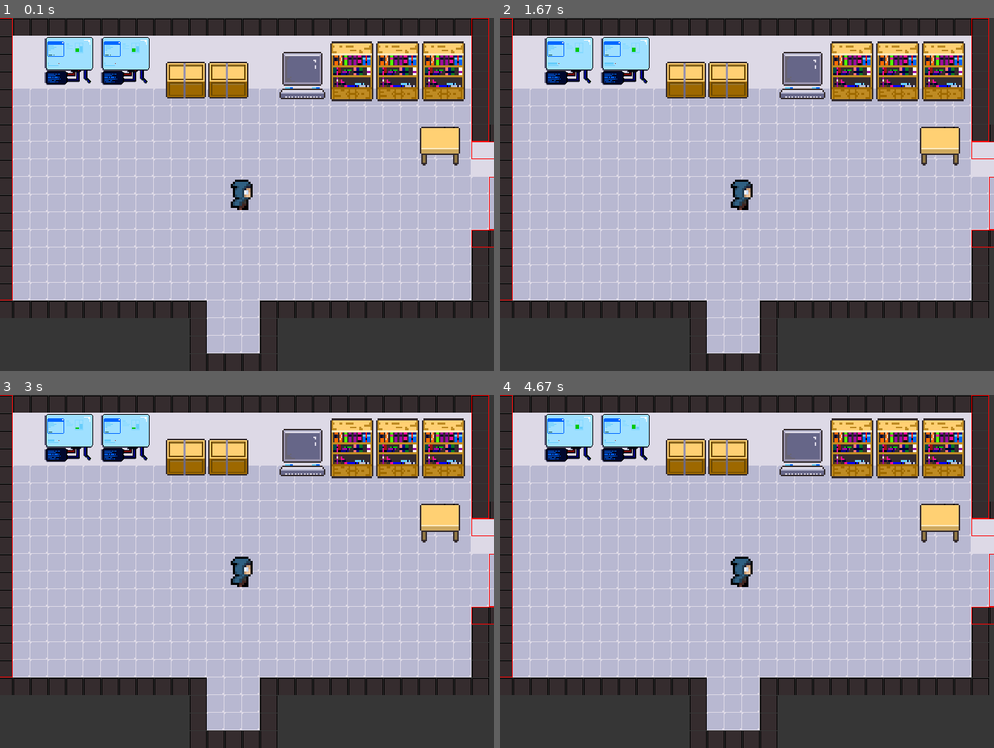
Above: before the commit, frames 1-4 (two rows, left to right).
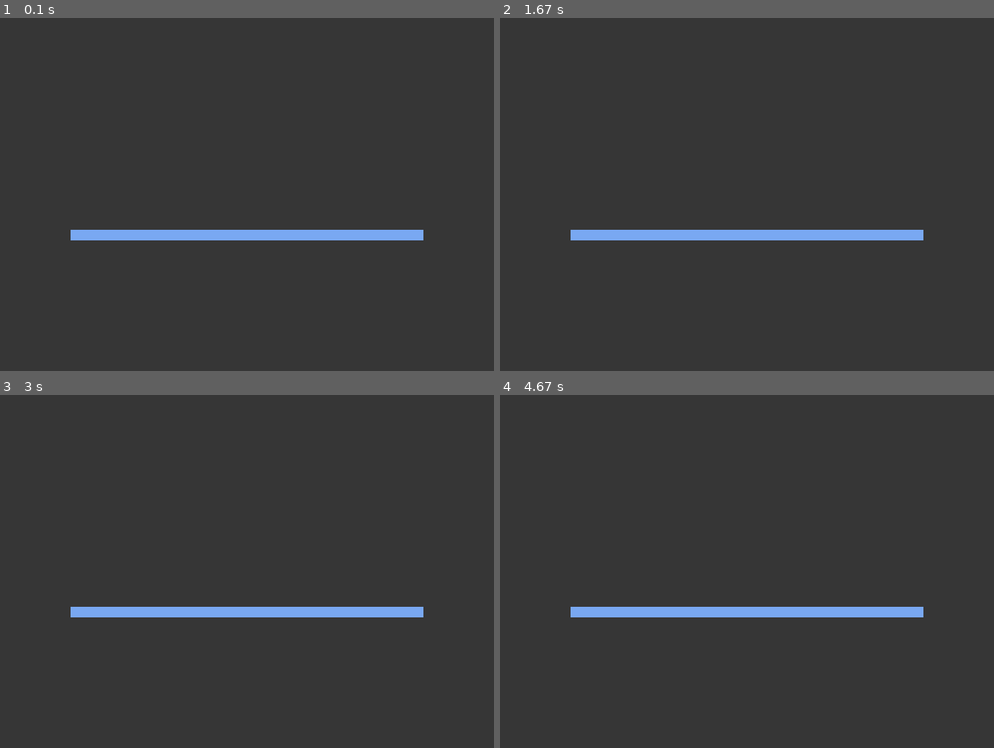
Above: after the commit, the same moments.

Repository: christVayds/pygame_project
Game: pygame game, started from main.py
Two runs of this game, one before a commit and one after it. Both use one fixed random seed, a clock stepped at 60 frames per second and the inputs below.
Inputs:
- Up to frame 1 (0.1 s): no input
- Up to frame 2 (1.67 s): no input
- Up to frame 3 (3 s): no input
- Up to frame 4 (4.67 s): no input

The runs differ from the first frame. In frame 1, 72% of the frame differs, in the area x 0-100%, y 0-100%; in frame 2, 72%; in frame 3, 72%; in frame 4, 72%.

Commit message:
added loading classs for checking resources of the game, but need to enchance it, and its not yet done.

Diff:
--- a/Data/data.json
+++ b/Data/data.json
@@ -26,5 +26,9 @@
         {"name": "book_shelf", "type": "other", "rect": "(320, 30, 70, 90)"},
         {"name": "box_1", "type": "other", "rect": "(540, 60, 60, 55)", "items": ["icon14_01"]},
         {"name": "box_1", "type": "other", "rect": "(600, 60, 60, 55)", "items": ["icon14_01"]}
+    ],
+
+    "Enemies_m2": [
+        {"name": "goblin", "rect": "(200, 200, 50, 50)", "comment": "enemies for map 2"}
     ]
 }
--- /dev/null
+++ b/Data/resources.csv
@@ -0,0 +1,57 @@
+D_walk_0.png,characters/char1,player
+D_walk_1.png,characters/char1,player
+D_walk_2.png,characters/char1,player
+D_walk_3.png,characters/char1,player
+D_walk_4.png,characters/char1,player
+D_walk_5.png,characters/char1,player
+D_walk_6.png,characters/char1,player
+S_walk_0.png,characters/char1,player
+S_walk_1.png,characters/char1,player
+S_walk_2.png,characters/char1,player
+S_walk_3.png,characters/char1,player
+S_walk_4.png,characters/char1,player
+S_walk_5.png,characters/char1,player
+S_walk_6.png,characters/char1,player
+U_walk_0.png,characters/char1,player
+U_walk_1.png,characters/char1,player
+U_walk_2.png,characters/char1,player
+U_walk_3.png,characters/char1,player
+U_walk_4.png,characters/char1,player
+U_walk_5.png,characters/char1,player
+U_walk_6.png,characters/char1,player
+D_walk_0.png,characters/goblin,enemy
+D_walk_1.png,characters/goblin,enemy
+D_walk_2.png,characters/goblin,enemy
+D_walk_3.png,characters/goblin,enemy
+D_walk_4.png,characters/goblin,enemy
+D_walk_5.png,characters/goblin,enemy
+D_walk_6.png,characters/goblin,enemy
+S_walk_0.png,characters/goblin,enemy
+S_walk_1.png,characters/goblin,enemy
+S_walk_2.png,characters/goblin,enemy
+S_walk_3.png,characters/goblin,enemy
+S_walk_4.png,characters/goblin,enemy
+S_walk_5.png,characters/goblin,enemy
+S_walk_6.png,characters/goblin,enemy
+U_walk_0.png,characters/goblin,enemy
+U_walk_1.png,characters/goblin,enemy
+U_walk_2.png,characters/goblin,enemy
+U_walk_3.png,characters/goblin,enemy
+U_walk_4.png,characters/goblin,enemy
+U_walk_5.png,characters/goblin,enemy
+U_walk_6.png,characters/goblin,enemy
+frame_0.png,characters/animatedObj/monitor_1,animated
+frame_1.png,characters/animatedObj/monitor_1,animated
+frame_2.png,characters/animatedObj/monitor_1,animated
+frame_3.png,characters/animatedObj/monitor_1,animated
+frame_4.png,characters/animatedObj/monitor_1,animated
+frame_5.png,characters/animatedObj/monitor_1,animated
+frame_6.png,characters/animatedObj/monitor_1,animated
+book_shelf.png,characters/objects,other
+monitor_1.png,characters/objects,other
+box_1.png,characters/objects,other
+table_1.png,characters/objects,other
+border_3.png,characters/objects,other
+floor_2.png,characters/objects,other
+border_1.png,characters/objects,other
+wall_1.png,characters/objects,other
--- a/UI.py
+++ b/UI.py
@@ -1,13 +1,15 @@
 import pygame
 
-class UI:
+class UI(pygame.sprite.Sprite):
 
     def __init__(self, x, y, width, height, name=''):
+        super().__init__()
         self.width = width
         self.height = height
         self.name = name
 
         self.rect = pygame.Rect(x, y, self.width, self.height)
+        self.image = ((self.width, self.height))
 
     def draw(self, screen):
 
--- a/character.py
+++ b/character.py
@@ -1,7 +1,7 @@
 import pygame
 import random
 
-import pygame.locals
+import pygame.locals # sino naglagay nyan? hahah
 
 class Player(pygame.sprite.Sprite):
 
--- a/characters/fonts.txt
+++ /dev/null
@@ -1,95 +0,0 @@
-[
-    'arial',
-    'arialblack',
-    'bahnschrift',
-    'calibri',
-    'cambria',
-    'cambriamath',
-    'candara',
-    'comicsansms',
-    'consolas',
-    'constantia',
-    'corbel',
-    'couriernew',
-    'ebrima',
-    'franklingothicmedium',
-    'gabriola',
-    'gadugi',
-    'georgia',
-    'impact',
-    'inkfree',
-    'javanesetext',
-    'leelawadeeui',
-    'leelawadeeuisemilight',
-    'lucidaconsole',
-    'lucidasans',
-    'malgungothic',
-    'malgungothicsemilight',
-    'microsofthimalaya',
-    'microsoftjhenghei',
-    'microsoftjhengheiui',
-    'microsoftnewtailue',
-    'microsoftphagspa',
-    'microsoftsansserif',
-    'microsofttaile',
-    'microsoftyahei',
-    'microsoftyaheiui',
-    'microsoftyibaiti', 'mingliuextb',
-    'pmingliuextb',
-    'mingliuhkscsextb',
-    'mongolianbaiti',
-    'msgothic',
-    'msuigothic',
-    'mspgothic',
-    'mvboli',
-    'myanmartext',
-    'nirmalaui',
-    'nirmalauisemilight',
-    'palatinolinotype',
-    'segoemdl2assets',
-    'segoeprint',
-    'segoescript',
-    'segoeui',
-    'segoeuiblack',
-    'segoeuiemoji',
-    'segoeuihistoric',
-    'segoeuisemibold',
-    'segoeuisemilight',
-    'segoeuisymbol',
-    'simsun',
-    'nsimsun',
-    'simsunextb',
-    'sitkasmall',
-    'sitkatext',
-    'sitkasubheading',
-    'sitkaheading',
-    'sitkadisplay',
-    'sitkabanner',
-    'sylfaen',
-    'symbol',
-    'tahoma',
-    'timesnewroman',
-    'trebuchetms',
-    'verdana',
-    'webdings',
-    'wingdings', 'yugothic', 'yugothicuisemibold', 'yugothicui', 'yugothicmedium', 'yugothicuiregular',
-    'yugothicregular', 'yugothicuisemilight', 'holomdl2assets', 'agencyfb', 'algerian', 'bookantiqua',
-    'arialrounded', 'baskervilleoldface', 'bauhaus93', 'bell', 'bernardcondensed', 'bodoni', 'bodoniblack',
-    'bodonicondensed', 'bodonipostercompressed', 'bookmanoldstyle', 'bradleyhanditc', 'britannic', 'berlinsansfb',
-    'berlinsansfbdemi', 'broadway', 'brushscript', 'bookshelfsymbol7', 'californianfb', 'calisto', 'castellar',
-    'centuryschoolbook', 'centaur', 'century', 'chiller', 'colonna', 'cooperblack', 'copperplategothic', 'curlz',
-    'dubai', 'dubaimedium', 'dubairegular', 'elephant', 'engravers', 'erasitc', 'erasdemiitc', 'erasmediumitc',
-    'felixtitling', 'forte', 'franklingothicbook', 'franklingothicdemi', 'franklingothicdemicond',
-    'franklingothicheavy', 'franklingothicmediumcond', 'freestylescript', 'frenchscript', 'footlight', 'garamond',
-    'gigi', 'gillsans', 'gillsanscondensed', 'gillsansultracondensed', 'gillsansultra', 'gloucesterextracondensed',
-    'gillsansextcondensed', 'centurygothic', 'goudyoldstyle', 'goudystout', 'harlowsolid', 'harrington',
-    'haettenschweiler', 'hightowertext', 'imprintshadow', 'informalroman', 'blackadderitc', 'edwardianscriptitc',
-    'kristenitc', 'jokerman', 'juiceitc', 'kunstlerscript', 'widelatin', 'lucidabright', 'lucidacalligraphy',
-    'leelawadee', 'lucidafaxregular', 'lucidafax', 'lucidahandwriting', 'lucidasansregular', 'lucidasansroman',
-    'lucidasanstypewriterregular', 'lucidasanstypewriter', 'lucidasanstypewriteroblique', 'magneto', 'maiandragd',
-    'maturascriptcapitals', 'mistral', 'modernno20', 'microsoftuighur', 'monotypecorsiva', 'extra', 'niagaraengraved',
-    'niagarasolid', 'ocraextended', 'oldenglishtext', 'onyx', 'msoutlook', 'palacescript', 'papyrus', 'parchment',
-    'perpetua', 'perpetuatitling', 'playbill', 'poorrichard', 'pristina', 'rage', 'ravie', 'msreferencesansserif',
-    'msreferencespecialty', 'rockwellcondensed', 'rockwell', 'rockwellextra', 'script', 'showcardgothic', 'snapitc',
-    'stencil', 'twcen', 'twcencondensed', 'twcencondensedextra', 'tempussansitc', 'vinerhanditc', 'vivaldi',
-    'vladimirscript', 'wingdings2', 'wingdings3', 'cascadiacoderegular', 'cascadiamonoregular', 'freesansbold']
--- a/create.py
+++ b/create.py
@@ -11,6 +11,7 @@
 
         # retun this list
         self.listofObjects = [player]
+        self.listEnemies = []
 
     def create(self):
         for obj in self.list_obj:
@@ -19,14 +20,18 @@
                 object.loadChestBox(obj['items'])
             self.listofObjects.append(object)
 
-    def create2(self):
-        for obj in self.list_obj:
-            if obj['type'] == 'anemy':
-                self.listofObjects.append(Enemy(obj['rect'][0], obj['rect'][1], obj['rect'][2], obj['rect'][3], obj['type'], obj['name']))
-            else:
-                self.listofObjects.append(Object(obj['rect'][0], obj['rect'][1], obj['rect'][2], obj['rect'][3], obj['type'], obj['name']))
-
     def draw(self):
         for obj in self.listofObjects:
             if obj != self.listofObjects[0]:
                 obj.draw(self.screen)
+
+    # for enemies
+    def create_enemies(self):
+        for enemy in self.list_obj:
+            enmy = Enemy(enemy['rect'][0], enemy['rect'][1], enemy['rect'][2], enemy['rect'][3], enemy['name'])
+            self.listEnemies.append(enmy)
+
+    def draw_enemy(self, objects):
+        for enemy in self.listEnemies:
+            enemy.draw(self.screen, objects)
+            enemy.follow(self.player)
--- a/loading.py
+++ b/loading.py
@@ -1,4 +1,6 @@
 import pygame
+import csv
+import os
 
 # for loading screen
 
@@ -7,9 +9,29 @@
     def __init__(self, x, y, width, height):
         self.width = width
         self.height = height
+        self.rect_max = pygame.Rect(x, y, self.width, self.height)
         self.rect = pygame.Rect(x, y, self.width, self.height)
 
+        self.loaded = 0
+        self.resources = []
+        self.load()
+
+        self.count = self.width / len(self.resources)
+
     def draw(self, screen):
+        pygame.draw.rect(screen, (255,255,255), self.rect_max)
+        pygame.draw.rect(screen, (121, 168, 242), (self.rect.x, self.rect.y, self.loaded, self.height))
 
-        pygame.draw.rect(screen, (0,255,0), self.rect)
-        pygame.draw.rect(screen, (255,255,255), (self.rect.x, self.rect.y, self.width, self.height))
+    def load(self):
+        with open('Data/resources.csv', newline='') as sources_files:
+            resourcesData = csv.reader(sources_files, quoting=csv.QUOTE_NONE)
+
+            for row in resourcesData:
+                self.resources.append(row)
+
+    def checkResources(self):
+        for path in self.resources:
+            if self.loaded < self.rect.width:
+                if os.path.exists(f'{path[1]}/{path[0]}'):
+                    print(f'{path[1]}/{path[0]}')
+                    self.loaded += self.count
--- a/main.py
+++ b/main.py
@@ -22,6 +22,7 @@
 from camera import Camera
 from Data.read import Read
 from UI import UI
+from loading import Loading
 
 # IMPORT MAPS
 # from Maps.map1 import TileMap as Map1
@@ -40,6 +41,13 @@
 clock = pygame.time.Clock()
 fps = 30 # 30 frames per second
 
+# Program flow
+flow = ['intro', 'main-menu', 'in-game', 'outro']
+current = flow[0]
+
+# loading and checking resources
+load = Loading((windowSize['width'] - 500) / 2, (windowSize['height'] - 200), 500, 15)
+
 # MAP
 base = baseMap.TileMap(25, 0, 0)
 map_2 = Map_2.TileMap(25, 0, 0)
@@ -57,14 +65,14 @@
 # PLAYER
 player = Player(((windowSize['width'] - 50) / 2), ((windowSize['height'] - 50) / 2), 50, 50)
 
-# enemies for map 2
-enemy1 = Enemy(100, 100, 50, 50, 'goblin')
-
 # read object data from json file data
 readData = Read('Data/data.json')
 readData.read() # read all data
 readData.strToTuple('Base') # make all string tuple in Map1 to tuple
 readData.strToTuple('Map2')
+readData.strToTuple('Enemies_m2')
+
+# CREATIONS
 
 # create objects for blocks and other objects - Map 1 / base
 create_base = Create(window, player, readData.data['Base'])
@@ -74,15 +82,16 @@
 create_map2 = Create(window, player, readData.data['Map2'])
 create_map2.create()
 
+# enemies for map 2
+enemies_map2 = Create(window, player, readData.data['Enemies_m2'])
+enemies_map2.create_enemies()
+
 # camera
 camera = Camera(player, windowSize)
 
-# LISTS - BASE
-listenemies = [enemy1] # only for map2 and map3(void)
-
 # LIST of all objects in map 1 / Base
 allObjects1 = create_base.listofObjects+[base]
-allObjects2 = create_map2.listofObjects+[map_2]+listenemies
+allObjects2 = create_map2.listofObjects+[map_2]+enemies_map2.listEnemies
 
 # create.listofObjects is a list of all objecst
 # listenemies is a list of all enemies
@@ -117,9 +126,8 @@
     # draw objects
     create_map2.draw()
 
-    # enemies / uncomment later
-    # enemy1.draw(window, create.listofObjects[1:])
-    # enemy1.follow(player)
+    # enemies
+    enemies_map2.draw_enemy(create_map2.listofObjects[1:])
 
     # draw player
     player.draw(window, create_map2.listofObjects[1:])
@@ -133,6 +141,9 @@
 def Opening():
 
     window.fill((54, 54, 54))
+
+    load.draw(window)
+    load.checkResources()
 
     pygame.display.flip()
 
@@ -151,10 +162,16 @@
                 run = False
 
         # draw the display
-        if player.location == 'base':
-            draw_base()
-        elif player.location == 'map2':
-            draw_map2()
+        # intro
+        if current == flow[0]:
+            Opening()
+        # in-game
+        elif current == flow[2]:
+        # draw the display
+            if player.location == 'base':
+                draw_base()
+            elif player.location == 'map2':
+                draw_map2()
 
         # for testing
         chechFPS(round(clock.get_fps(), 2))
Binary file removed: characters/4/D_Death.png
Binary file removed: characters/4/D_Walk.png
Binary file removed: characters/4/S_Death.png
Binary file removed: characters/4/S_Walk.png
Binary file removed: characters/4/U_Death.png
Binary file removed: characters/4/U_Walk.png
Binary file removed: characters/animated_obj/1 Flag/1.png
Binary file removed: characters/animated_obj/1 Flag/2.png
Binary file removed: characters/animated_obj/1 Flag/3.png
Binary file removed: characters/animated_obj/1 Flag/4.png
Binary file removed: characters/animated_obj/1 Flag/5.png
Binary file removed: characters/animated_obj/2 Campfire/1.png
(and 94 more such lines)
